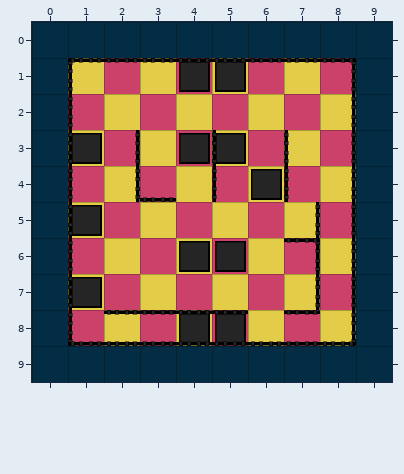
Two versions of a level (Tiled map, RoachEscape/assets/data/level003.tmx). That is the earlier state.
Cells are 64x64 px. Shown: x 0..9, y 0..9.
The same view after the edit:
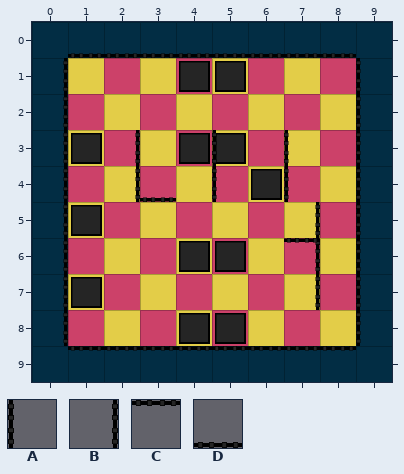
Key: from "tileset_00": A 8, B 9, C 10, D 11.
_ is an empty cell.
Edits made:
Layer "left":
y 1..8: x 1 A -> _; x 9 _ -> A
Layer "right":
y 1..8: x 0 _ -> B; x 8 B -> _
Layer "up":
y 1: x 1..8 CCCCCCCC -> ________
y 8: x 2..5 CCCC -> ____; x 7 C -> _
y 9: x 1..8 ________ -> CCCCCCCC
Layer "down":
y 0: x 1..8 ________ -> DDDDDDDD
y 8: x 1..8 DDDDDDDD -> ________
Where, in picture pixels (left, top, right, bottom), the same in both pictures:
changed: (63, 53, 361, 351)
